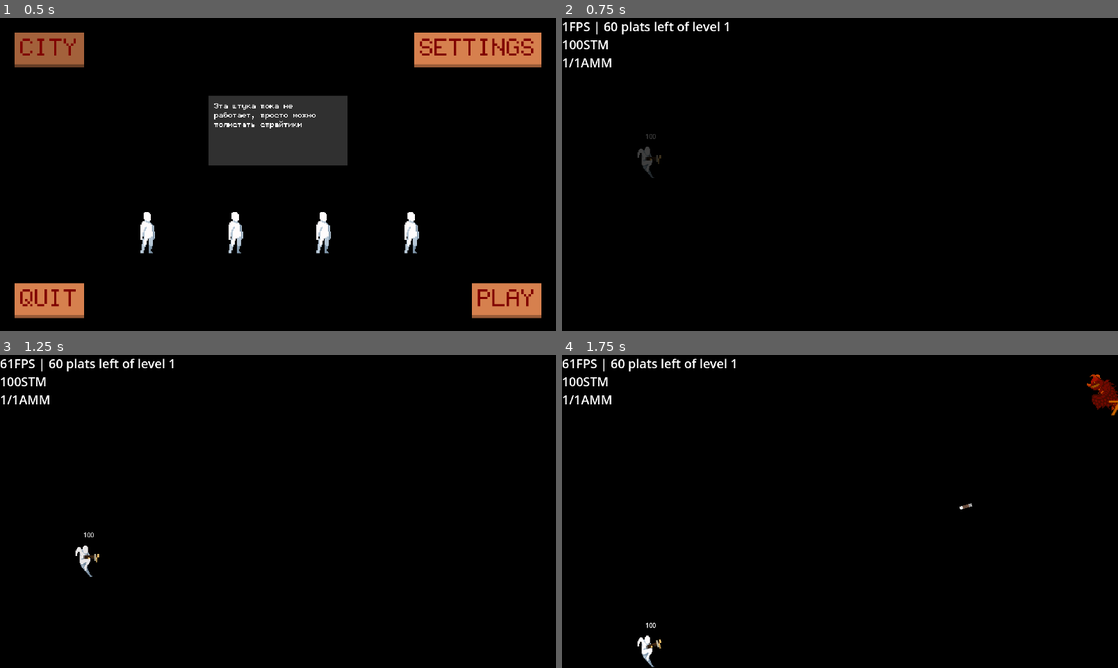
Above: before the commit, frames 1-4 (two rows, left to right).
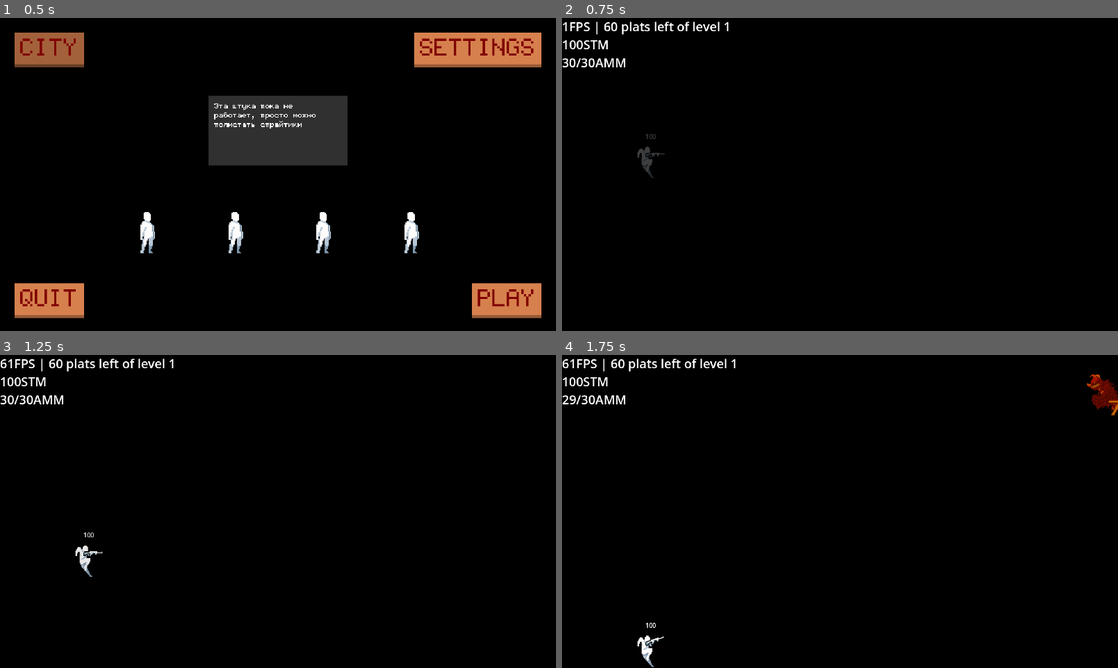
Above: after the commit, the same moments.

Repository: 0-Vanes-0/runner
Game: Godot game, scene res://src/scenes/scene_handler.tscn
Same seed, same stepped clock (60 frames per second), same inputs: the game is played once before the commit and once after it.
Inputs (mouse positions are in pixels of both pictures, inside the frame that each line leads up to):
- Up to frame 1 (0.5 s): no input
- Up to frame 2 (0.75 s): click "PLAY" at 0.5 s
- Up to frame 3 (1.25 s): no input
- Up to frame 4 (1.75 s): tap Enter at 1.25 s; move the mouse to (962, 495) at 1.27 s; hold W (jump_up) from 1.28 s (still down); tap Q (activity) at 1.35 s; click (962, 495) at 1.42 s

Frame 1 is identical in both runs. In frame 2, 0.3% of the frame differs, in the area x 0-19%, y 12-47%; in frame 3, 0.3%; in frame 4, 0.3%, in the area x 0-74%, y 12-94%.

Commit message:
Auto Rifle (ra-ta-ta-ta-ta-ta-ta)
• Added some sprites
• Fixed bug of tween of HealthComponent

Diff:
--- a/assets/Preloader.tscn
+++ b/assets/Preloader.tscn
@@ -11,6 +11,7 @@
 [ext_resource type="Resource" uid="uid://cpi8o3rnhvu8j" path="res://assets/game_recources/weapons/crossbow.tres" id="8_wmgsw"]
 [ext_resource type="Resource" uid="uid://8rfmxyrugmct" path="res://assets/game_recources/weapons/revolver.tres" id="9_0f650"]
 [ext_resource type="Resource" uid="uid://cr7xqdjn4hvxu" path="res://assets/game_recources/weapons/ring_of_fire.tres" id="10_rk607"]
+[ext_resource type="Resource" uid="uid://v01lyjgoknbj" path="res://assets/game_recources/weapons/auto_rifle.tres" id="11_lynkj"]
 
 [node name="ResourcePreloader" type="Node"]
 script = ExtResource("1_1x2in")
@@ -20,5 +21,5 @@
 player = ExtResource("4_n2ku8")
 platform_scene = ExtResource("2_nw0x7")
 segment_scene = ExtResource("5_q2ntc")
-base_weapon_resources = Array[Resource("res://src/gameplay/gunplay/weapons/weapon_resource.gd")]([ExtResource("8_wmgsw"), ExtResource("9_0f650"), ExtResource("10_rk607")])
+base_weapon_resources = Array[Resource("res://src/gameplay/gunplay/weapons/weapon_resource.gd")]([ExtResource("8_wmgsw"), ExtResource("9_0f650"), ExtResource("10_rk607"), ExtResource("11_lynkj")])
 enemy_test_dragon = ExtResource("8_2k1cc")
--- /dev/null
+++ b/assets/game_recources/weapons/auto_rifle.tres
@@ -0,0 +1,29 @@
+[gd_resource type="Resource" script_class="WeaponResource" load_steps=5 format=3 uid="uid://v01lyjgoknbj"]
+
+[ext_resource type="Script" path="res://src/gameplay/gunplay/weapons/weapon_resource.gd" id="1_mmvrw"]
+[ext_resource type="Texture2D" uid="uid://q2x1dpbutcp2" path="res://assets/sprites/weapons/rifle/rifle.png" id="2_6rqtj"]
+[ext_resource type="Resource" uid="uid://cnfdhvwrwlnpj" path="res://assets/game_recources/shoot_entities/bullet.tres" id="2_61g3g"]
+
+[sub_resource type="SpriteFrames" id="SpriteFrames_r1isj"]
+animations = [{
+"frames": [{
+"duration": 1.0,
+"texture": ExtResource("2_6rqtj")
+}],
+"loop": true,
+"name": &"default",
+"speed": 5.0
+}]
+
+[resource]
+script = ExtResource("1_mmvrw")
+name = "Auto Rifle"
+sprite_frames = SubResource("SpriteFrames_r1isj")
+sprite_scale_value = 3
+shoot_entity_resource = ExtResource("2_61g3g")
+damage_from_player = 2
+damage_from_enemy = 1
+ammo_max = 30
+reload_time = 2.5
+shoot_rate_time = 0.1
+spread_angle = 5
--- a/assets/game_recources/weapons/revolver.tres
+++ b/assets/game_recources/weapons/revolver.tres
@@ -2,13 +2,13 @@
 
 [ext_resource type="Script" path="res://src/gameplay/gunplay/weapons/weapon_resource.gd" id="1_v4a1t"]
 [ext_resource type="Resource" uid="uid://cnfdhvwrwlnpj" path="res://assets/game_recources/shoot_entities/bullet.tres" id="2_pjmow"]
-[ext_resource type="Texture2D" uid="uid://blyo4nx70cbhv" path="res://assets/sprites/weapons/crossbow/crossbow_frame_0.png" id="3_y6cdj"]
+[ext_resource type="Texture2D" uid="uid://esa73gg20wuh" path="res://assets/sprites/weapons/pp/pp.png" id="3_pcwvn"]
 
 [sub_resource type="SpriteFrames" id="SpriteFrames_e1352"]
 animations = [{
 "frames": [{
 "duration": 1.0,
-"texture": ExtResource("3_y6cdj")
+"texture": ExtResource("3_pcwvn")
 }],
 "loop": true,
 "name": &"default",
@@ -19,7 +19,7 @@
 script = ExtResource("1_v4a1t")
 name = "Revolver"
 sprite_frames = SubResource("SpriteFrames_e1352")
-sprite_scale_value = 2
+sprite_scale_value = 3
 shoot_entity_resource = ExtResource("2_pjmow")
 damage_from_player = 10
 damage_from_enemy = 10
--- a/src/gameplay/health_component.gd
+++ b/src/gameplay/health_component.gd
@@ -7,7 +7,8 @@
 
 @export_range(1, 9999) var health: int = 100
 @export var _shape: CollisionShape2D
-var label: Label
+var _label: Label
+#var _tween: Tween
 
 
 func _ready() -> void:
@@ -23,23 +24,25 @@
 		self.set_collision_layer_value(Global.Layers.ENEMY, true)
 		self.set_collision_mask_value(Global.Layers.SHOOT_ENTITY_PLAYER, true)
 
-	label = Label.new()
-	label.horizontal_alignment = HORIZONTAL_ALIGNMENT_CENTER
-	label.vertical_alignment = VERTICAL_ALIGNMENT_CENTER
-	label.set_position(self.position)
-	label.add_theme_font_size_override("font_size", 24)
-	self.add_child(label)
-	label.text = str(health)
+	_label = Label.new()
+	_label.horizontal_alignment = HORIZONTAL_ALIGNMENT_CENTER
+	_label.vertical_alignment = VERTICAL_ALIGNMENT_CENTER
+	_label.set_position(self.position)
+	_label.add_theme_font_size_override("font_size", 24)
+	self.add_child(_label)
+	_label.text = str(health)
+
+#	_tween = create_tween()
 
 ## Substracts [member health] by [param damage] and animates sprite of parent, if exists.
 func take_damage(damage: int) -> void:
 	health = maxi(health - damage, 0)
 	if health == 0:
 		out_of_health.emit()
-	label.text = str(health)
+	_label.text = str(health)
 
 	if get_parent().sprite != null:
-		var orig_modulate: Color = get_parent().sprite.modulate
+		var orig_modulate: Color = Color.WHITE
 		var tween := create_tween()
 		tween.tween_property(
 				get_parent().sprite,
Not shown: 1 places in assets/Preloader.tscn that only renumber resources
Binary file added: assets/sprites/weapons/pp/pp.png
Not shown, added: assets/sprites/weapons/pp/pp.png.import
Binary file added: assets/sprites/weapons/rifle/rifle.png
Not shown, added: assets/sprites/weapons/rifle/rifle.png.import
